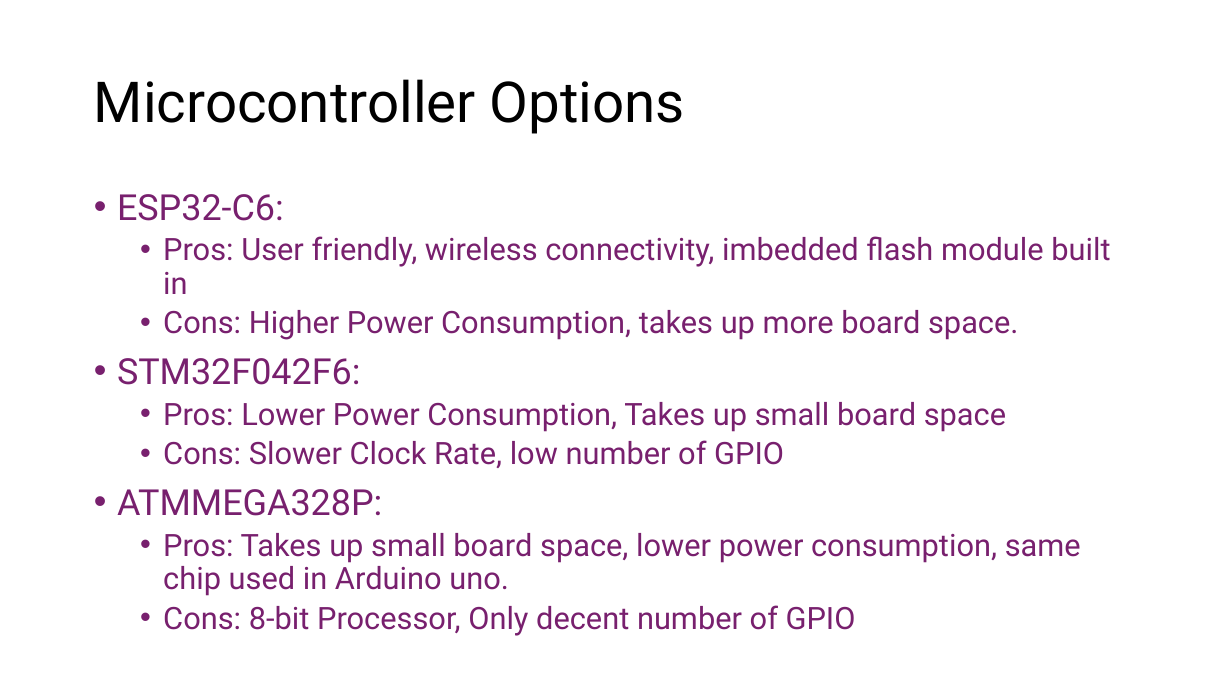
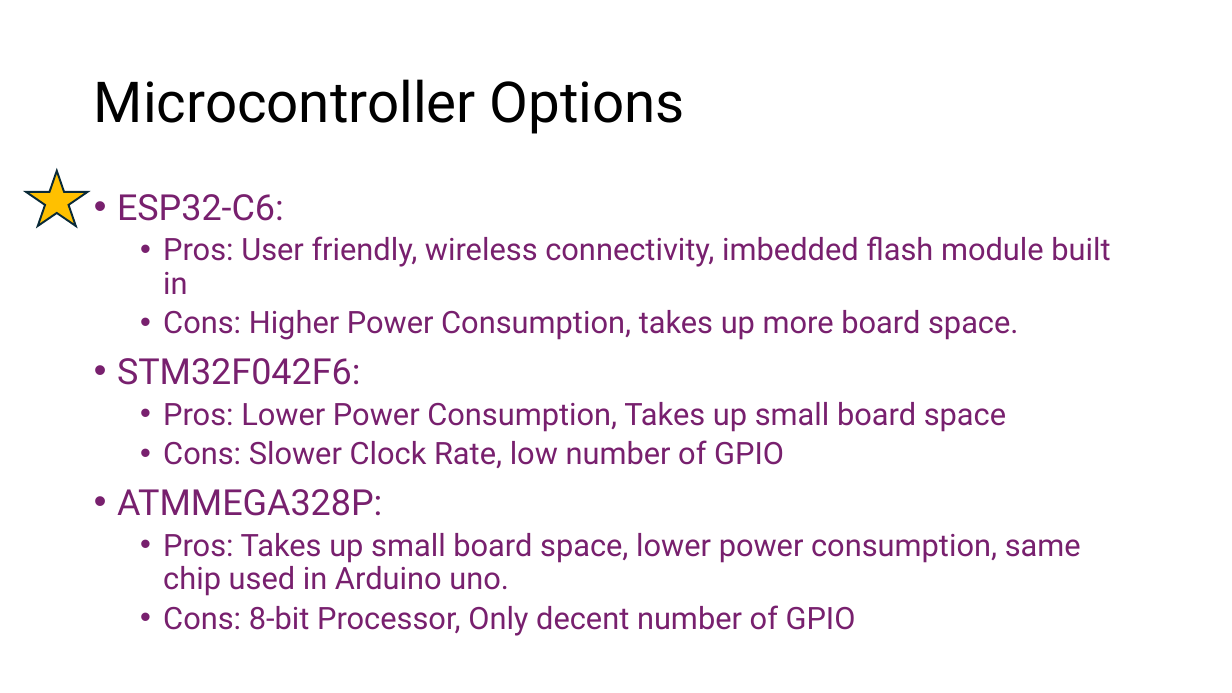
Before and after one commit to Tannyr-Singleterry/ECE590_SeniorDesign, a slide deck: slide 10 of Documents/CDR/CDR_Presentation.pptx. Drawn at 1232x693 pixels with LibreOffice and Linux fonts; fonts in the diff are those of the drawing. Boxes give left, top, right and bottom in pixels: in the first picture for what was removed or moved away, otherwise in the second. Text is boxed around its words. In the diff, an @@ line names an element or a change of style, - is before the commit and + after.

```diff
--- a/Documents/CDR/CDR_Presentation.pptx
+++ b/Documents/CDR/CDR_Presentation.pptx
@@ star added at [26,171,88,226], fill #FFC000, outline #092A39 1.5 pt @@
```
Also in this commit, not shown: 1 other slide changed, 1 other file.
